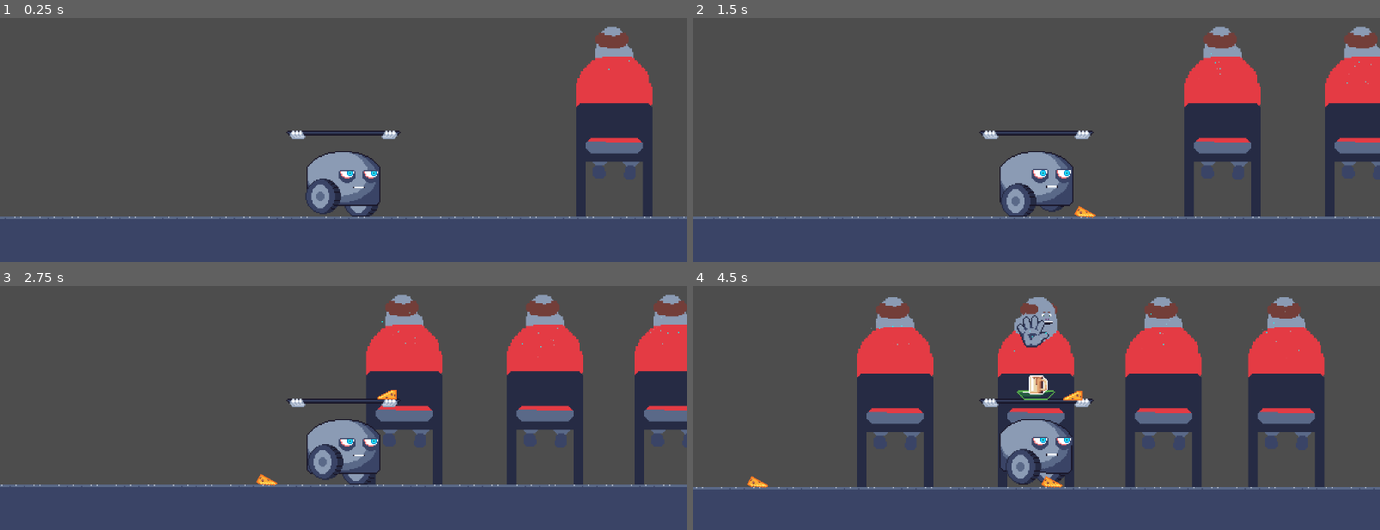
Above: before the commit, frames 1-4 (two rows, left to right).
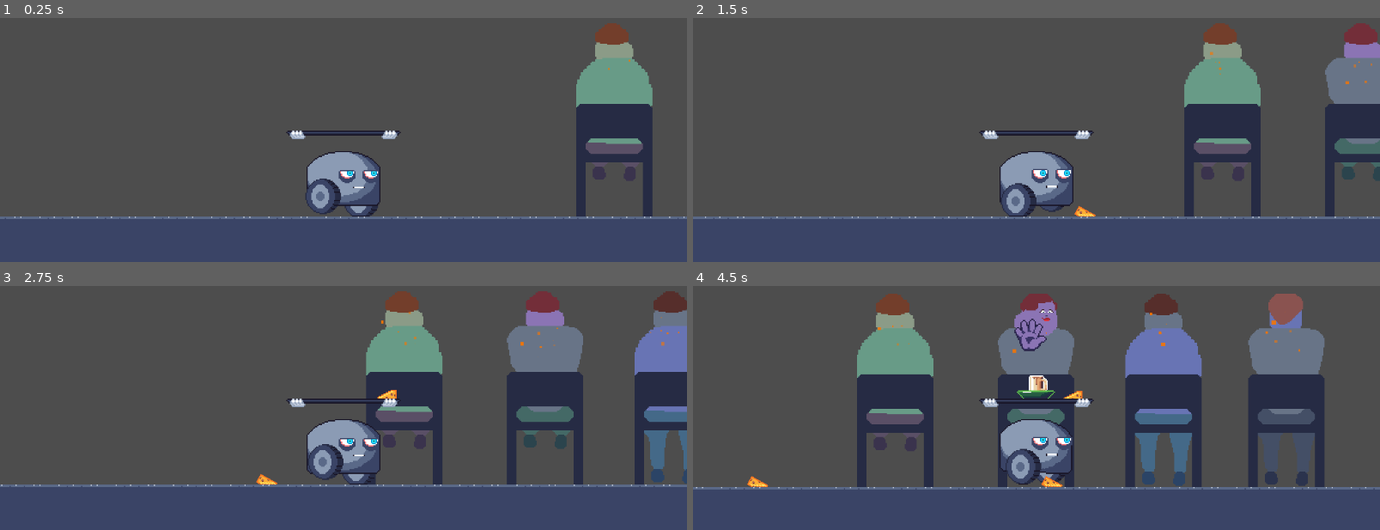
Above: after the commit, the same moments.

Repository: qntnt/alt_ctrl_jam
Game: Godot game, scene res://game_scene.tscn
The game is run twice, just before and just after one commit, with the same random seed, the same clock (stepped at 60 frames per second) and the same inputs.
Inputs (mouse positions are in pixels of both pictures, inside the frame that each line leads up to):
- Up to frame 1 (0.25 s): no input
- Up to frame 2 (1.5 s): tap Enter at 0.5 s; move the mouse to (1187, 49) at 0.52 s; hold Space (big_button) 0.53-1.25 s; click (1187, 49) at 0.67 s; drag from (899, 88) to (1235, 215) at 1.27 s
- Up to frame 3 (2.75 s): move the mouse to (outside the picture) at 2.02 s; hold Space (big_button) from 2.03 s (still down); click (outside the picture) at 2.17 s
- Up to frame 4 (4.5 s): release Space (big_button) at 2.75 s; drag from (1002, 412) to (1221, 483) at 2.77 s; move the mouse to (1242, 395) at 3.52 s; hold Space (big_button) 3.53-4.25 s; click (1242, 395) at 3.67 s; drag from (outside the picture) to (1050, 483) at 4.27 s

The runs differ from the first frame. In frame 1, 3.1% of the frame differs, in the area x 83-95%, y 2-67%; in frame 2, 5.6%; in frame 3, 8.9%; in frame 4, 14%, in the area x 8-92%, y 3-83%.

Commit message:
Add NodeLocator so we can easily add items to top level (without messing with y-sort order)

Diff:
--- a/game_scene.gd
+++ b/game_scene.gd
@@ -1,3 +1,4 @@
+class_name Game
 extends Node2D
 
 var score := int(0)
--- a/game_scene.tscn
+++ b/game_scene.tscn
@@ -9,7 +9,7 @@
 
 [sub_resource type="WorldBoundaryShape2D" id="WorldBoundaryShape2D_kqn6a"]
 
-[node name="Game" type="Node2D"]
+[node name="Game" type="Node2D" groups=["root"]]
 y_sort_enabled = true
 script = ExtResource("1_r4g1l")
 
@@ -60,5 +60,21 @@
 position = Vector2(549, 0)
 item_to_spawn = ExtResource("2_c0cpx")
 
+[node name="ItemSpawnPoint5" parent="." instance=ExtResource("5_k8cxy")]
+position = Vector2(1628, -1)
+item_to_spawn = ExtResource("2_c0cpx")
+
+[node name="ItemSpawnPoint6" parent="." instance=ExtResource("5_k8cxy")]
+position = Vector2(1746, -1)
+item_to_spawn = ExtResource("2_c0cpx")
+
+[node name="ItemSpawnPoint7" parent="." instance=ExtResource("5_k8cxy")]
+position = Vector2(1853, -1)
+item_to_spawn = ExtResource("2_c0cpx")
+
+[node name="ItemSpawnPoint8" parent="." instance=ExtResource("5_k8cxy")]
+position = Vector2(1956, -1)
+item_to_spawn = ExtResource("2_c0cpx")
+
 [connection signal="item_catch" from="Bucket" to="." method="_on_bucket_item_catch"]
 [connection signal="item_lost" from="Bucket" to="." method="_on_bucket_item_lost"]
--- a/nodes/item_spawn_point.gd
+++ b/nodes/item_spawn_point.gd
@@ -1,20 +1,86 @@
 extends Area2D
+
+const head_back_textures: Array[Texture2D] = [
+	preload('res://sprites/diners/head_back_1.png'),
+	preload('res://sprites/diners/head_back_2.png'),
+	preload('res://sprites/diners/head_back_3.png'),
+]
+const head_front_textures: Array[Texture2D] = [
+	preload('res://sprites/diners/head_front_1.png'),
+	preload('res://sprites/diners/head_front_2.png'),
+	preload('res://sprites/diners/head_front_3.png'),
+]
+const face_textures: Array[Texture2D] = [
+	preload('res://sprites/diners/face_1.png'),
+	preload('res://sprites/diners/face_2.png'),
+]
+const torso_textures: Array[Texture2D] = [
+	preload("res://sprites/diners/torso_1.png"),
+	preload("res://sprites/diners/torso_2.png"),
+	preload("res://sprites/diners/torso_3.png"),
+]
+const legs_textures: Array[Texture2D] = [
+	preload("res://sprites/diners/legs_1.png"),
+	preload("res://sprites/diners/legs_2.png"),
+]
 
 @export var item_to_spawn: PackedScene
 
 @onready var spawn_target := $SpawnTarget as Node2D
-@onready var animation_player := $Sprite/AnimationPlayer as AnimationPlayer
+@onready var hand_sprite := $SpawnTarget/Hand as Sprite2D
+@onready var head_back_sprite := $BodySprites/HeadBack as Sprite2D
+@onready var head_front_sprite := $BodySprites/HeadFront as Sprite2D
+@onready var face_sprite := $BodySprites/Face as Sprite2D
+@onready var torso_sprite := $BodySprites/Torso as Sprite2D
+@onready var legs_sprite := $BodySprites/Legs as Sprite2D
+
+@onready var head_variant := randi_range(0, head_back_textures.size() - 1)
+@onready var face_variant := randi_range(0, face_textures.size() - 1)
+@onready var torso_variant := randi_range(0, torso_textures.size() - 1)
+@onready var legs_variant := randi_range(0, legs_textures.size() - 1)
+
+@onready var skin_tone := random_color()
 
 func _ready() -> void:
-	animation_player.play('idle')
+	face_sprite.texture = face_textures[face_variant]
+
+	head_back_sprite.texture = head_back_textures[head_variant]
+	head_back_sprite.modulate = skin_tone
+
+	head_front_sprite.texture = head_front_textures[head_variant]
+	head_front_sprite.modulate = skin_tone
+
+	hand_sprite.modulate = skin_tone
+
+	torso_sprite.texture = torso_textures[torso_variant]
+	torso_sprite.modulate = random_color()
+
+	legs_sprite.texture = legs_textures[legs_variant]
+	legs_sprite.modulate = random_color()
 
 func spawn_item() -> void:
 	var item := ItemDB.instantiate_random_item()
-	add_child.call_deferred(item)
+	NodeLocator.get_game_node().add_child(item)
 	item.global_position = spawn_target.global_position
-	animation_player.play('active')
+	start_active_animation()
+
+func start_active_animation() -> void:
+	head_back_sprite.visible = false
+	head_front_sprite.visible = true
+	face_sprite.visible = true
+	hand_sprite.visible = true
 	await get_tree().create_timer(0.5).timeout
-	animation_player.play('idle')
+	head_back_sprite.visible = true
+	head_front_sprite.visible = false
+	face_sprite.visible = false
+	hand_sprite.visible = false
+
+func random_color(blend: Color = Color.WHITE, amount: float = 0.75) -> Color:
+	return Color(
+		randi_range(0.0, 1.0),
+		randi_range(0.0, 1.0),
+		randi_range(0.0, 1.0),
+	).lerp(blend, amount)
 
 func _on_body_entered(body: Node2D) -> void:
 	if item_to_spawn == null || !(body is Robot):
--- a/nodes/item_spawn_point.tscn
+++ b/nodes/item_spawn_point.tscn
@@ -1,73 +1,23 @@
-[gd_scene load_steps=8 format=3 uid="uid://b7m2xplvp6l36"]
+[gd_scene load_steps=12 format=3 uid="uid://b7m2xplvp6l36"]
 
 [ext_resource type="Script" path="res://nodes/item_spawn_point.gd" id="1_hxrim"]
-[ext_resource type="Texture2D" uid="uid://cgsko4pdxiybu" path="res://sprites/diners/diner_1.png" id="2_hhhhl"]
+[ext_resource type="Texture2D" uid="uid://cvvfexb0608e0" path="res://sprites/diners/head_back_1.png" id="2_irmoi"]
+[ext_resource type="Texture2D" uid="uid://buv1lrjolfvb8" path="res://sprites/diners/chair.png" id="3_7fvim"]
+[ext_resource type="Texture2D" uid="uid://rc0rkdaa5e05" path="res://sprites/diners/torso_1.png" id="3_b4eqh"]
+[ext_resource type="Texture2D" uid="uid://mrnwb7mue8aw" path="res://sprites/diners/hand.png" id="4_kl54v"]
+[ext_resource type="Texture2D" uid="uid://cddq83ex3xeyk" path="res://sprites/diners/legs_1.png" id="4_vh2ac"]
+[ext_resource type="Texture2D" uid="uid://buk0j4rf4m78x" path="res://sprites/diners/head_front_1.png" id="5_m31ei"]
+[ext_resource type="Texture2D" uid="uid://c2youfrgfv4nn" path="res://sprites/diners/face_1.png" id="7_n2sgo"]
 
 [sub_resource type="WorldBoundaryShape2D" id="WorldBoundaryShape2D_tvknq"]
 normal = Vector2(-1, 0)
 
-[sub_resource type="Animation" id="Animation_xt13v"]
-length = 0.1
-tracks/0/type = "value"
-tracks/0/imported = false
-tracks/0/enabled = true
-tracks/0/path = NodePath("Sprite/Sprite2D:region_rect")
-tracks/0/interp = 0
-tracks/0/loop_wrap = true
-tracks/0/keys = {
-"times": PackedFloat32Array(0),
-"transitions": PackedFloat32Array(1),
-"update": 0,
-"values": [Rect2(0, 0, 64, 160)]
-}
-tracks/1/type = "value"
-tracks/1/imported = false
-tracks/1/enabled = true
-tracks/1/path = NodePath("Sprite/Sprite2D:offset")
-tracks/1/interp = 0
-tracks/1/loop_wrap = true
-tracks/1/keys = {
-"times": PackedFloat32Array(0),
-"transitions": PackedFloat32Array(1),
-"update": 0,
-"values": [Vector2(0, 0)]
-}
-
-[sub_resource type="Animation" id="Animation_c35wi"]
-length = 0.1
-tracks/0/type = "value"
-tracks/0/imported = false
-tracks/0/enabled = true
-tracks/0/path = NodePath("Sprite/Sprite2D:region_rect")
-tracks/0/interp = 0
-tracks/0/loop_wrap = true
-tracks/0/keys = {
-"times": PackedFloat32Array(0),
-"transitions": PackedFloat32Array(1),
-"update": 0,
-"values": [Rect2(64, 0, 64, 160)]
-}
-tracks/1/type = "value"
-tracks/1/imported = false
-tracks/1/enabled = true
-tracks/1/path = NodePath("Sprite/Sprite2D:offset")
-tracks/1/interp = 0
-tracks/1/loop_wrap = true
-tracks/1/keys = {
-"times": PackedFloat32Array(0),
-"transitions": PackedFloat32Array(1),
-"update": 0,
-"values": [Vector2(0, 0)]
-}
-
-[sub_resource type="AnimationLibrary" id="AnimationLibrary_rliq0"]
-_data = {
-"active": SubResource("Animation_c35wi"),
-"idle": SubResource("Animation_xt13v")
-}
+[sub_resource type="Curve" id="Curve_2kyvb"]
+_data = [Vector2(0, 0), 0.0, 0.0, 0, 0, Vector2(0.103352, 1), 0.0, 0.0, 0, 0, Vector2(1, 0), 0.0, 0.0, 0, 0]
+point_count = 3
 
 [sub_resource type="Gradient" id="Gradient_djy2i"]
-colors = PackedColorArray(0, 1, 1, 1, 1, 1, 1, 0)
+colors = PackedColorArray(1, 1, 1, 1, 1, 1, 1, 0)
 
 [node name="ItemSpawnPoint" type="Area2D"]
 z_index = -100
@@ -76,20 +26,35 @@
 [node name="CollisionShape2D" type="CollisionShape2D" parent="."]
 shape = SubResource("WorldBoundaryShape2D_tvknq")
 
-[node name="Sprite" type="Node2D" parent="."]
-position = Vector2(9, -80)
+[node name="BodySprites" type="Node2D" parent="."]
+position = Vector2(7.5, -78.3333)
 
-[node name="AnimationPlayer" type="AnimationPlayer" parent="Sprite"]
-reset_on_save = false
-root_node = NodePath("../..")
-libraries = {
-"": SubResource("AnimationLibrary_rliq0")
-}
+[node name="HeadBack" type="Sprite2D" parent="BodySprites"]
+position = Vector2(1.5, -64.6667)
+texture = ExtResource("2_irmoi")
 
-[node name="Sprite2D" type="Sprite2D" parent="Sprite"]
-texture = ExtResource("2_hhhhl")
-region_enabled = true
-region_rect = Rect2(0, 0, 64, 160)
+[node name="Legs" type="Sprite2D" parent="BodySprites"]
+position = Vector2(1.5, 38.3333)
+texture = ExtResource("4_vh2ac")
+
+[node name="Torso" type="Sprite2D" parent="BodySprites"]
+modulate = Color(1, 0.486275, 1, 1)
+position = Vector2(1.5, -18.6667)
+texture = ExtResource("3_b4eqh")
+
+[node name="HeadFront" type="Sprite2D" parent="BodySprites"]
+visible = false
+position = Vector2(1.5, -64.6667)
+texture = ExtResource("5_m31ei")
+
+[node name="Face" type="Sprite2D" parent="BodySprites"]
+visible = false
+position = Vector2(1.5, -64.6667)
+texture = ExtResource("7_n2sgo")
+
+[node name="Chair" type="Sprite2D" parent="BodySprites"]
+position = Vector2(1.5, 31.3333)
+texture = ExtResource("3_7fvim")
 
 [node name="SpawnTarget" type="Node2D" parent="."]
 position = Vector2(5, -127)
@@ -99,6 +64,14 @@
 emission_shape = 1
 emission_sphere_radius = 20.0
 gravity = Vector2(0, 0)
+scale_amount_max = 4.0
+scale_amount_curve = SubResource("Curve_2kyvb")
+color = Color(0.972743, 0.458937, 0, 1)
 color_ramp = SubResource("Gradient_djy2i")
+hue_variation_max = 1.0
+
+[node name="Hand" type="Sprite2D" parent="SpawnTarget"]
+visible = false
+texture = ExtResource("4_kl54v")
 
 [connection signal="body_entered" from="." to="." method="_on_body_entered"]
--- a/nodes/item_throw_controller.gd
+++ b/nodes/item_throw_controller.gd
@@ -11,4 +11,4 @@
 	var item := ItemDB.instantiate_item('cheese')
 	item.position = spawn_point.global_position
 	item.linear_velocity = shoot_speed * item.global_position.direction_to(shoot_target.global_position)
-	add_child(item)
+	NodeLocator.get_game_node().add_child(item)
--- a/project.godot
+++ b/project.godot
@@ -18,6 +18,7 @@
 [autoload]
 
 ItemDB="*res://utils/item_db.gd"
+NodeLocator="*res://utils/node_locator.gd"
 
 [display]
 
@@ -31,6 +32,10 @@
 [editor_plugins]
 
 enabled=PackedStringArray("res://addons/aseprite_importer/plugin.cfg")
+
+[global_group]
+
+root="Root node for scene"
 
 [input]
 
--- a/sprites/diners/diner_1.json
+++ /dev/null
@@ -1,42 +0,0 @@
-{ "frames": {
-   "diner_1 0.aseprite": {
-    "frame": { "x": 0, "y": 0, "w": 64, "h": 160 },
-    "rotated": false,
-    "trimmed": false,
-    "spriteSourceSize": { "x": 0, "y": 0, "w": 64, "h": 160 },
-    "sourceSize": { "w": 64, "h": 160 },
-    "duration": 100
-   },
-   "diner_1 1.aseprite": {
-    "frame": { "x": 64, "y": 0, "w": 64, "h": 160 },
-    "rotated": false,
-    "trimmed": false,
-    "spriteSourceSize": { "x": 0, "y": 0, "w": 64, "h": 160 },
-    "sourceSize": { "w": 64, "h": 160 },
-    "duration": 100
-   }
- },
- "meta": {
-  "app": "https://www.aseprite.org/",
-  "version": "1.3.11-beta2-arm64",
-  "image": "diner_1.png",
-  "format": "RGBA8888",
-  "size": { "w": 128, "h": 160 },
-  "scale": "1",
-  "frameTags": [
-   { "name": "idle", "from": 0, "to": 0, "direction": "forward", "color": "#000000ff" },
-   { "name": "active", "from": 1, "to": 1, "direction": "forward", "color": "#000000ff" }
-  ],
-  "layers": [
-   { "name": "legs", "opacity": 255, "blendMode": "normal" },
-   { "name": "head_back", "opacity": 255, "blendMode": "normal" },
-   { "name": "torso", "opacity": 255, "blendMode": "normal" },
-   { "name": "head_front", "opacity": 255, "blendMode": "normal" },
-   { "name": "face", "opacity": 255, "blendMode": "normal" },
-   { "name": "hand", "opacity": 255, "blendMode": "normal" },
-   { "name": "chair", "opacity": 255, "blendMode": "normal" }
-  ],
-  "slices": [
-  ]
- }
-}
--- a/utils/item_db.gd
+++ b/utils/item_db.gd
@@ -10,7 +10,6 @@
 
 func instantiate_item(id: String) -> RigidBody2D:
 	var item = get_item_scene(id).instantiate() as RigidBody2D
-	item.top_level = true
 	item.continuous_cd = RigidBody2D.CCD_MODE_CAST_RAY
 	return item
 
--- /dev/null
+++ b/utils/node_locator.gd
@@ -0,0 +1,11 @@
+extends Node
+
+@onready var _game_node: Node2D
+
+func get_game_node() -> Node2D:
+	if _game_node == null:
+		_game_node = get_tree().get_nodes_in_group('root')[0]
+	return _game_node
+
+func _find_game_node() -> Node2D:
+	return get_tree().get_nodes_in_group('root')[0]
Binary file added: sprites/diners/chair.aseprite
Binary file added: sprites/diners/chair.png
Not shown, changed: sprites/diners/chair.png.import
Binary file removed: sprites/diners/diner_1.aseprite
Binary file removed: sprites/diners/diner_1.png
Binary file added: sprites/diners/face_1.aseprite
Binary file added: sprites/diners/face_1.png
Not shown, added: sprites/diners/face_1.png.import
Binary file added: sprites/diners/face_2.aseprite
Binary file added: sprites/diners/face_2.png
Not shown, added: sprites/diners/face_2.png.import
Binary file added: sprites/diners/hand.aseprite
(and 37 more such lines)
